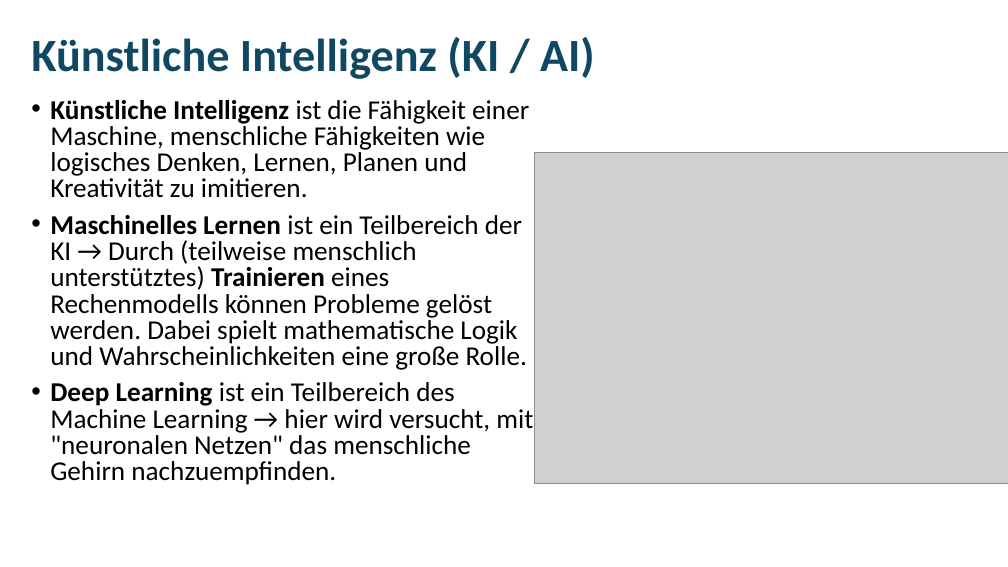
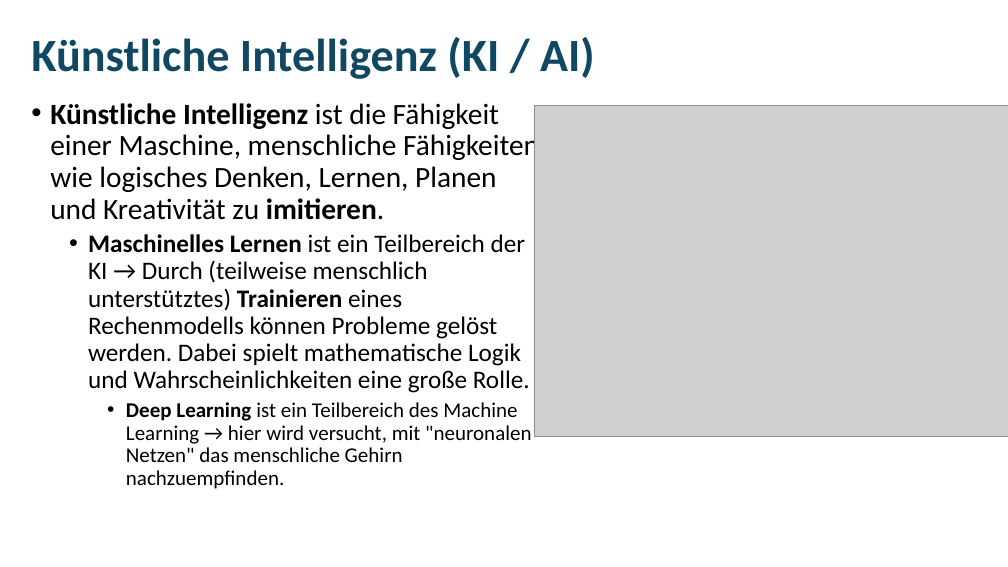
Before and after one commit to MickyRoth/Presentations, a slide deck: slide 2 of KI Grundlagen.pptx. Drawn at 1008x567 pixels with LibreOffice and Linux fonts; fonts in the diff are those of the drawing; grey boxes stand for pictures. Boxes give left, top, right and bottom in pixels: in the first picture for what was removed or moved away, otherwise in the second. Text is boxed around its words. In the diff, an @@ line names an element or a change of style, - is before the commit and + after.

```diff
--- a/KI Grundlagen.pptx
+++ b/KI Grundlagen.pptx
@@ text "Künstliche Intelligenz ist die Fähigkeit ..." at box(50, 103, 539, 489): size 25.9 to 28 pt in "Künstliche Intelligenz ist die Fähigkeit einer Maschine, ..."; bold on in "imitieren."; size 25.9 to 24 pt in "Maschinelles Lernen ist ein Teilbereich der KI ..."; size 25.9 to 20 pt in "Deep Learning ist ein Teilbereich des Machine ..."; line spacing 0.8 to 0.9; list level 1 to 2 in "Maschinelles Lernen ist ein Teilbereich ..."; list level 1 to 3 in "Deep Learning ist ein Teilbereich ..." @@
@@ picture: place and size @@
-picture at box(535, 152, 1008, 483)
+picture at box(535, 105, 1008, 436)
```
Also in this commit, not shown: 3 other slides changed.
